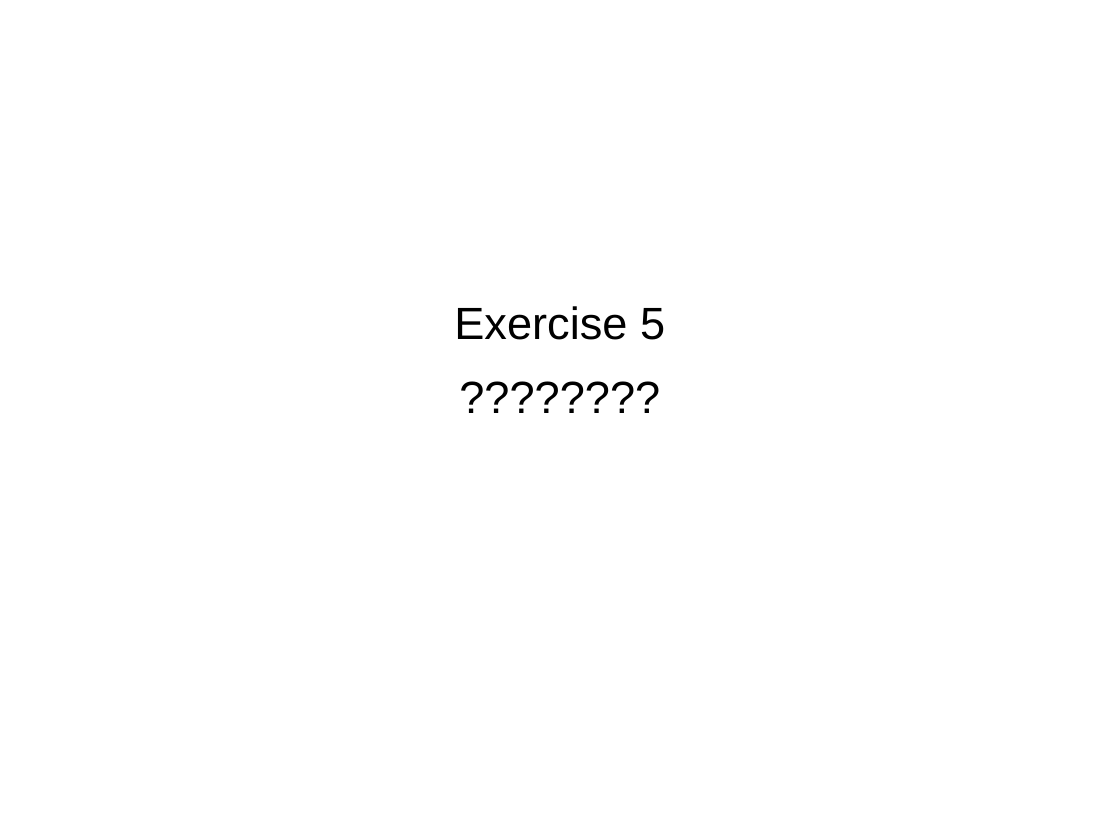
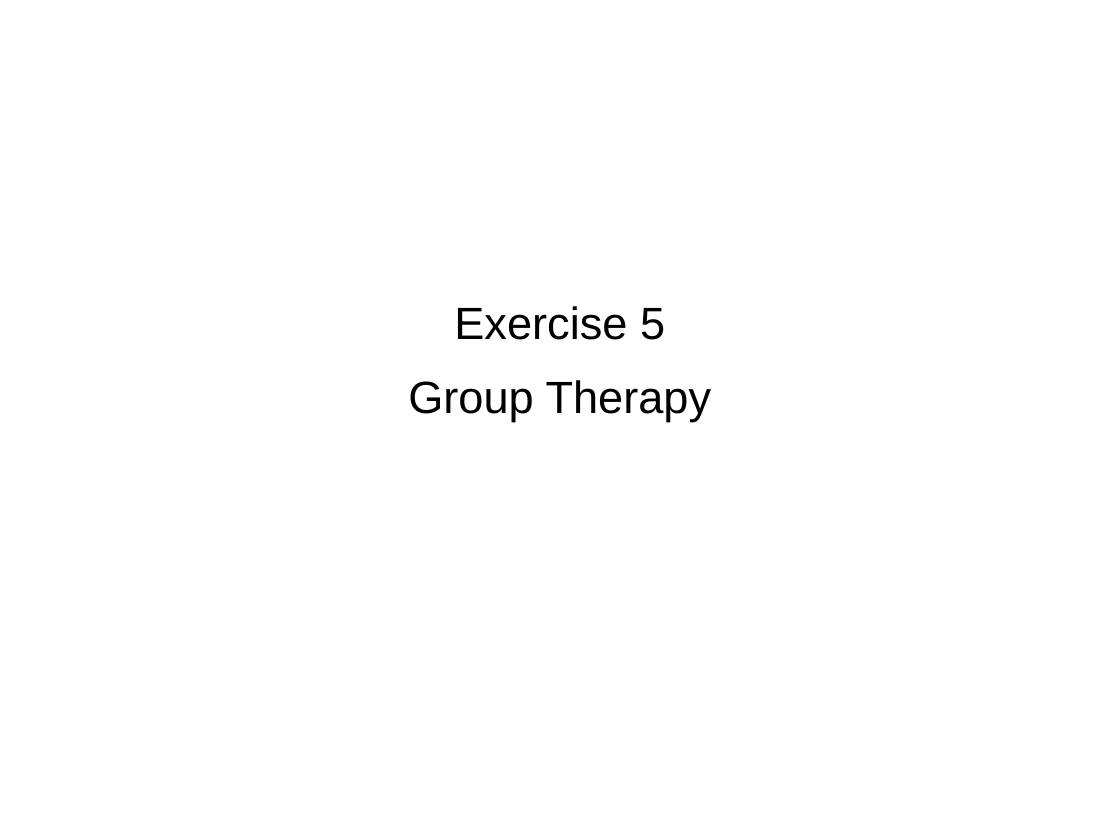
Before and after one commit to tonybaines/oo-design-principles, a slide deck: slide 37 of OO Design Workshop.pptx. Drawn at 1120x840 pixels with LibreOffice and Linux fonts; fonts in the diff are those of the drawing. Boxes give left, top, right and bottom in pixels: in the first picture for what was removed or moved away, otherwise in the second. Text is boxed around its words. In the diff, an @@ line names an element or a change of style, - is before the commit and + after.

```diff
--- a/OO Design Workshop.pptx
+++ b/OO Design Workshop.pptx
@@ subtitle at bbox=[408, 380, 712, 422]: text changed @@
-????????
+Group Therapy
```
Also in this commit, not shown: 11 other slides changed, 1 slide added.
